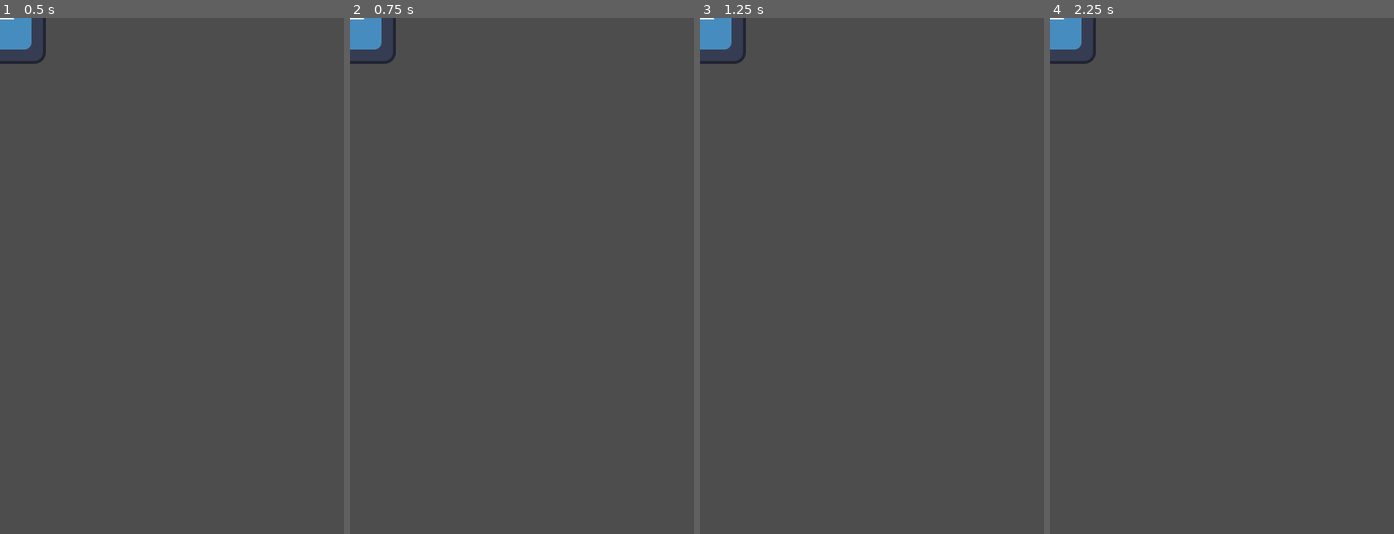
Above: before the commit, frames 1-4 (left to right).
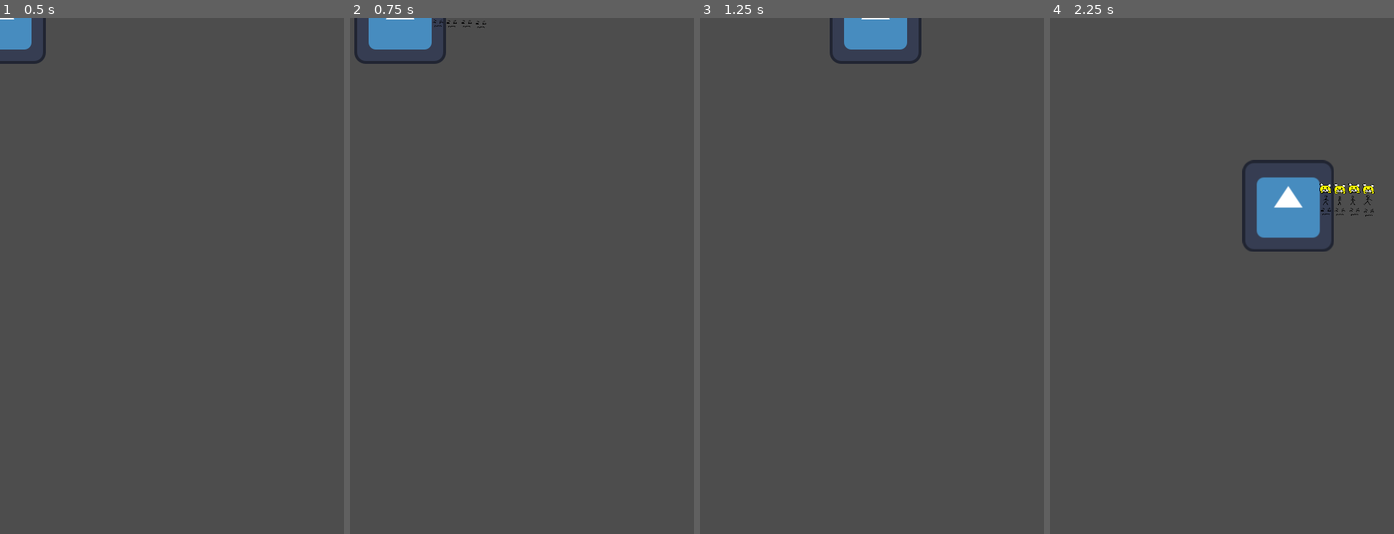
Above: after the commit, the same moments.

Repository: Integralex/Integralex-game
Game: Godot game, scene res://szenen/hero.tscn
The game is run twice, just before and just after one commit, with the same random seed, the same clock (stepped at 60 frames per second) and the same inputs. The project has no main scene, so this scene is started directly. The engine's default icon, where the game draws it, is replaced by a stand-in: a white triangle on a blue panel in a dark square.
Inputs:
- Up to frame 1 (0.5 s): no input
- Up to frame 2 (0.75 s): tap Enter at 0.5 s; hold D (move_right) from 0.53 s (still down); tap Space (attack, bound only after the commit) at 0.6 s
- Up to frame 3 (1.25 s): keep holding D (move_right)
- Up to frame 4 (2.25 s): release D (move_right) at 1.28 s; hold S (move_down) 1.28-2.03 s; tap Space (attack, bound only after the commit) at 1.35, 2.1 s; hold D (move_right) from 2.03 s (still down)

Frame 1 is identical in both runs. In frame 2, 1.5% of the frame differs, in the area x 0-40%, y 0-9%; in frame 3, 2.1%; in frame 4, 3.8%, in the area x 0-95%, y 0-46%.

Commit message:
added basic attack

Diff:
--- a/integralex-game/project.godot
+++ b/integralex-game/project.godot
@@ -11,7 +11,7 @@
 [application]
 
 config/name="Integralex game"
-config/features=PackedStringArray("4.4", "Mobile")
+config/features=PackedStringArray("4.2", "Mobile")
 config/icon="res://sprites/icon.svg"
 
 [display]
@@ -24,26 +24,31 @@
 
 move_up={
 "deadzone": 0.2,
-"events": [Object(InputEventKey,"resource_local_to_scene":fa …(172 unchanged characters)… eycode":87,"key_label":0,"unicode":119,"location":0,"echo":false,"script":null)
-, Object(InputEventKey,"resource_local_to_scene":false,"reso …(166 unchanged characters)… ode":4194320,"key_label":0,"unicode":0,"location":0,"echo":false,"script":null)
+"events": [Object(InputEventKey,"resource_local_to_scene":fa …(172 unchanged characters)… eycode":87,"key_label":0,"unicode":119,"echo":false,"script":null)
+, Object(InputEventKey,"resource_local_to_scene":false,"reso …(166 unchanged characters)… ode":4194320,"key_label":0,"unicode":0,"echo":false,"script":null)
 ]
 }
 move_down={
 "deadzone": 0.2,
-"events": [Object(InputEventKey,"resource_local_to_scene":fa …(172 unchanged characters)… eycode":83,"key_label":0,"unicode":115,"location":0,"echo":false,"script":null)
-, Object(InputEventKey,"resource_local_to_scene":false,"reso …(166 unchanged characters)… ode":4194322,"key_label":0,"unicode":0,"location":0,"echo":false,"script":null)
+"events": [Object(InputEventKey,"resource_local_to_scene":fa …(172 unchanged characters)… eycode":83,"key_label":0,"unicode":115,"echo":false,"script":null)
+, Object(InputEventKey,"resource_local_to_scene":false,"reso …(166 unchanged characters)… ode":4194322,"key_label":0,"unicode":0,"echo":false,"script":null)
 ]
 }
 move_left={
 "deadzone": 0.2,
-"events": [Object(InputEventKey,"resource_local_to_scene":fa …(171 unchanged characters)… keycode":65,"key_label":0,"unicode":97,"location":0,"echo":false,"script":null)
-, Object(InputEventKey,"resource_local_to_scene":false,"reso …(166 unchanged characters)… ode":4194319,"key_label":0,"unicode":0,"location":0,"echo":false,"script":null)
+"events": [Object(InputEventKey,"resource_local_to_scene":fa …(171 unchanged characters)… keycode":65,"key_label":0,"unicode":97,"echo":false,"script":null)
+, Object(InputEventKey,"resource_local_to_scene":false,"reso …(166 unchanged characters)… ode":4194319,"key_label":0,"unicode":0,"echo":false,"script":null)
 ]
 }
 move_right={
 "deadzone": 0.2,
-"events": [Object(InputEventKey,"resource_local_to_scene":fa …(172 unchanged characters)… eycode":68,"key_label":0,"unicode":100,"location":0,"echo":false,"script":null)
-, Object(InputEventKey,"resource_local_to_scene":false,"reso …(166 unchanged characters)… ode":4194321,"key_label":0,"unicode":0,"location":0,"echo":false,"script":null)
+"events": [Object(InputEventKey,"resource_local_to_scene":fa …(172 unchanged characters)… eycode":68,"key_label":0,"unicode":100,"echo":false,"script":null)
+, Object(InputEventKey,"resource_local_to_scene":false,"reso …(166 unchanged characters)… ode":4194321,"key_label":0,"unicode":0,"echo":false,"script":null)
+]
+}
+attack={
+"deadzone": 0.5,
+"events": [Object(InputEventKey,"resource_local_to_scene":false,"resource_name":"","device":-1,"window_id":0,"alt_pressed":false,"shift_pressed":false,"ctrl_pressed":false,"meta_pressed":false,"pressed":false,"keycode":0,"physical_keycode":32,"key_label":0,"unicode":32,"echo":false,"script":null)
 ]
 }
 
--- /dev/null
+++ b/integralex-game/scripts/basic_attack.gd
@@ -0,0 +1,24 @@
+extends Area2D
+
+
+@export var duration = 0.25 # How long the attack lasts (seconds)
+@export var damage = 10
+
+func _ready():
+	$Timer.wait_time = duration
+	$Timer.one_shot = true
+	$Timer.start()
+
+	# Connect the body_entered signal to handle hitting enemies
+	body_entered.connect(_on_body_entered)
+
+# Called when the Timer times out
+func _on_timer_timeout():
+	queue_free() # Remove the attack scene
+
+# Called when the hitbox overlaps with another Area2D or CharacterBody2D
+func _on_body_entered(body):
+	# For now, just print the name of the object hit
+	print("Hit: ", body.name)
+	# In a real game, you would call a function on the body
+	# like 'body.take_damage(damage)'
--- a/integralex-game/scripts/hero.gd
+++ b/integralex-game/scripts/hero.gd
@@ -1,7 +1,35 @@
 extends Area2D
-
-@export var speed = 400 # How fast the player will move (pixels/sec).
+const basic_attack = preload("res://szenen/basic_attack.tscn")
+@export var speed = 350 # How fast the player will move (pixels/sec).
 var screen_size # Size of the game window.
+var last_direction = Vector2.DOWN # Keep track of the last non-zero movement direction.
 
 func _ready():
 	screen_size = get_viewport_rect().size
+
+func _process(delta):
+	var velocity = Vector2.ZERO # The player's movement vector.
+	if Input.is_action_pressed("move_right"):
+		velocity.x += 1
+	if Input.is_action_pressed("move_left"):
+		velocity.x -= 1
+	if Input.is_action_pressed("move_down"):
+		velocity.y += 1
+	if Input.is_action_pressed("move_up"):
+		velocity.y -= 1
+	if Input.is_action_just_pressed("attack"): # You'll need to define "attack" in Project Settings
+		perform_slash_attack()
+	if velocity.length() > 0:
+		last_direction = velocity.normalized()
+		velocity = last_direction * speed
+
+	position += velocity * delta
+	position = position.clamp(Vector2.ZERO, screen_size)
+func perform_slash_attack():
+	var attack_instance = basic_attack.instantiate()
+	attack_instance.global_position = global_position
+	var angle = last_direction.angle()
+	attack_instance.rotation = angle
+	get_parent().add_child(attack_instance)
+	var offset_distance = 130
+	attack_instance.global_position += last_direction * offset_distance
--- /dev/null
+++ b/integralex-game/szenen/basic_attack.tscn
@@ -0,0 +1,24 @@
+[gd_scene load_steps=4 format=3 uid="uid://cokj5uqvi1su4"]
+
+[ext_resource type="Script" path="res://scripts/basic_attack.gd" id="1_mgxfe"]
+[ext_resource type="Texture2D" uid="uid://bbw5blxvekcp1" path="res://images/mango1.png" id="1_ui53g"]
+
+[sub_resource type="RectangleShape2D" id="RectangleShape2D_suxvt"]
+size = Vector2(78, 68)
+
+[node name="basic_attack" type="Area2D"]
+script = ExtResource("1_mgxfe")
+
+[node name="CollisionShape2D" type="CollisionShape2D" parent="."]
+position = Vector2(0, 1)
+shape = SubResource("RectangleShape2D_suxvt")
+
+[node name="Sprite2D" type="Sprite2D" parent="."]
+position = Vector2(-4.76837e-07, 1)
+scale = Vector2(0.666, 0.542)
+texture = ExtResource("1_ui53g")
+
+[node name="Timer" type="Timer" parent="."]
+
+[connection signal="body_entered" from="." to="." method="_on_body_entered"]
+[connection signal="timeout" from="Timer" to="." method="_on_timer_timeout"]
Binary file added: integralex-game/images/mango1.png
Not shown, added: integralex-game/images/mango1.png.import
Not shown, added: integralex-game/scripts/basic_attack.gd.uid
Not shown: 1 places in integralex-game/szenen/hero.tscn that only renumber resources
